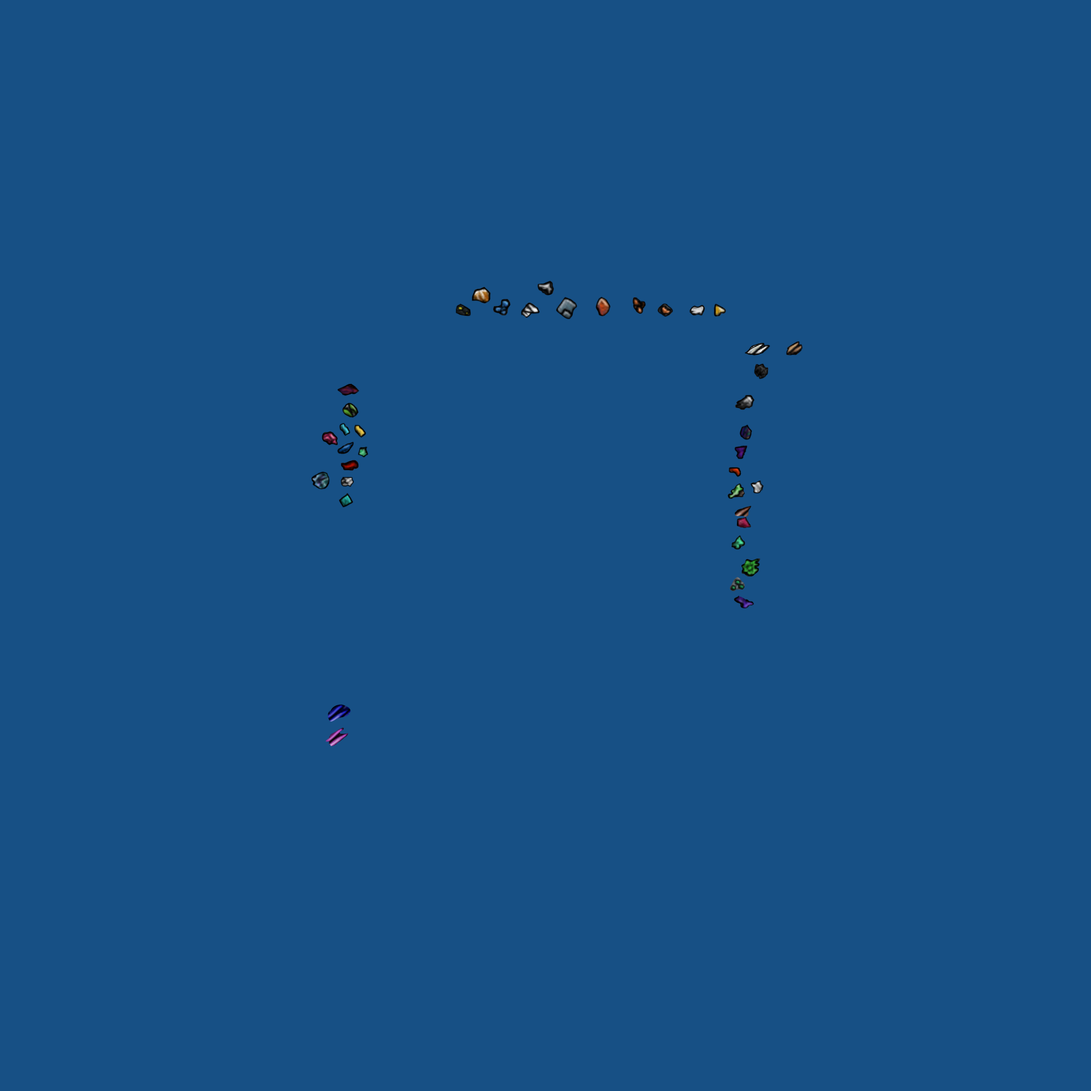
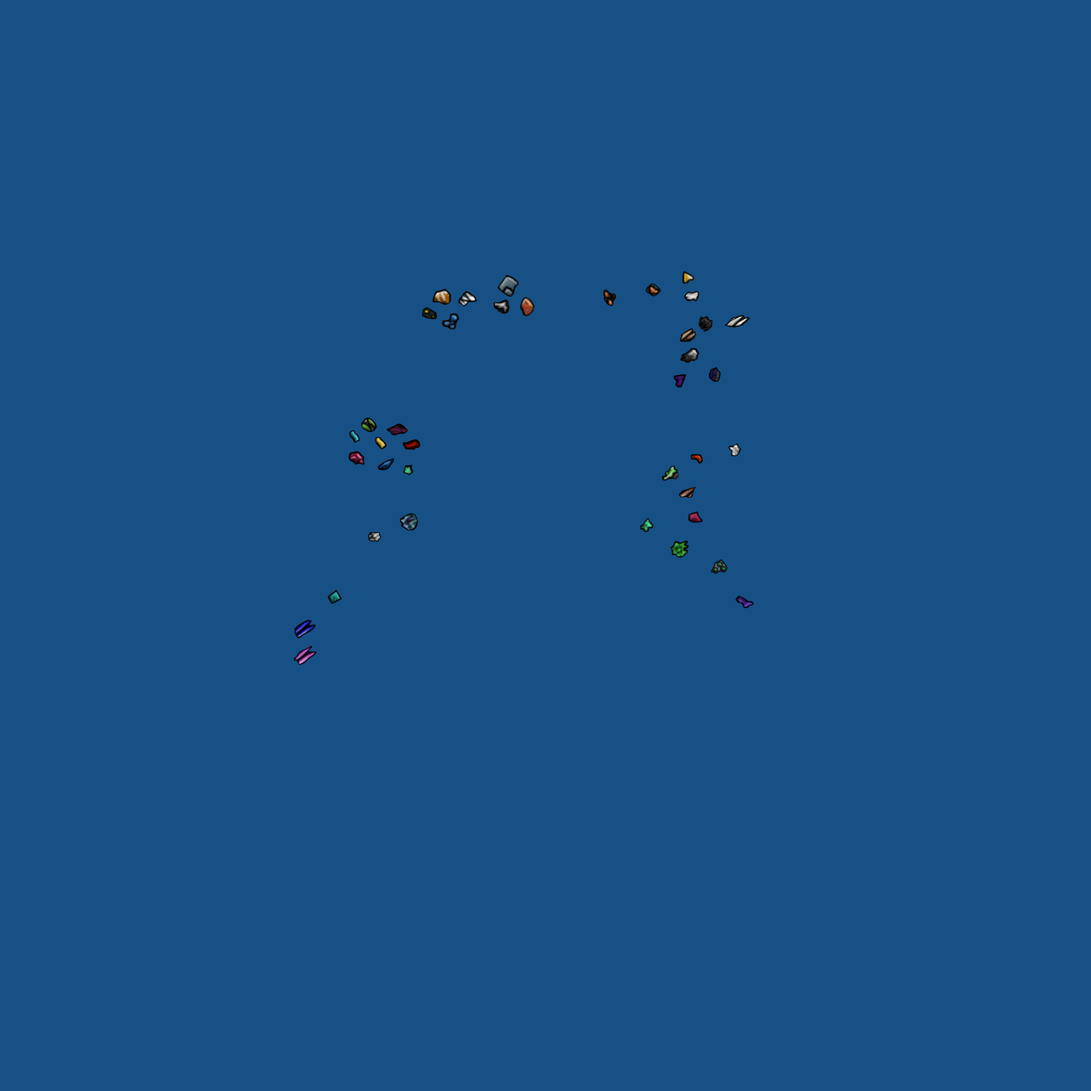
Comparing the layer stacks of the two 1091px x 1091px images. Changes:
added layer "Layer 42" above "Layer 43" over [293, 619, 316, 640]
added layer "Layer 43" above "Layer 44" over [293, 646, 318, 666]
added layer "Layer 44" above "Layer 45" over [327, 589, 343, 605]
added layer "Layer 45" above "Layer 46" over [399, 513, 419, 532]
added layer "Layer 49" above "Layer 50" over [377, 457, 395, 471]
added layer "Layer 50" above "Layer 51" over [348, 450, 365, 465]
added layer "Layer 53" above "Layer 54" over [360, 417, 378, 433]
added layer "Layer 54" above "Layer 55" over [386, 423, 409, 437]
added layer "Layer 56" above "Layer 57" over [432, 288, 452, 306]
added layer "Layer 57" above "Layer 58" over [442, 313, 460, 331]
added layer "Layer 58" above "Layer 59" over [457, 290, 478, 307]
added layer "Layer 59" above "Layer 60" over [493, 299, 511, 315]
added layer "Layer 60" above "Layer 61" over [497, 274, 520, 297]
added layer "Layer 61" above "Layer 62" over [520, 296, 536, 318]
added layer "Layer 62" above "Layer 63" over [603, 289, 617, 307]
added layer "Layer 66" above "Layer 67" over [724, 314, 751, 328]
added layer "Layer 67" above "Layer 68" over [698, 315, 714, 333]
added layer "Layer 68" above "Layer 69" over [680, 327, 697, 343]
added layer "Layer 69" above "Layer 70" over [680, 348, 701, 364]
added layer "Layer 71" above "Layer 72" over [673, 373, 688, 389]
added layer "Layer 74" above "Layer 75" over [661, 464, 680, 482]
added layer "Layer 78" above "Layer 79" over [670, 540, 690, 559]
added layer "Layer 79" above "Layer 41" over [710, 558, 729, 578]
painted on "Layer 41" over [311, 280, 804, 747]
…and 15 more changes (15 added)
